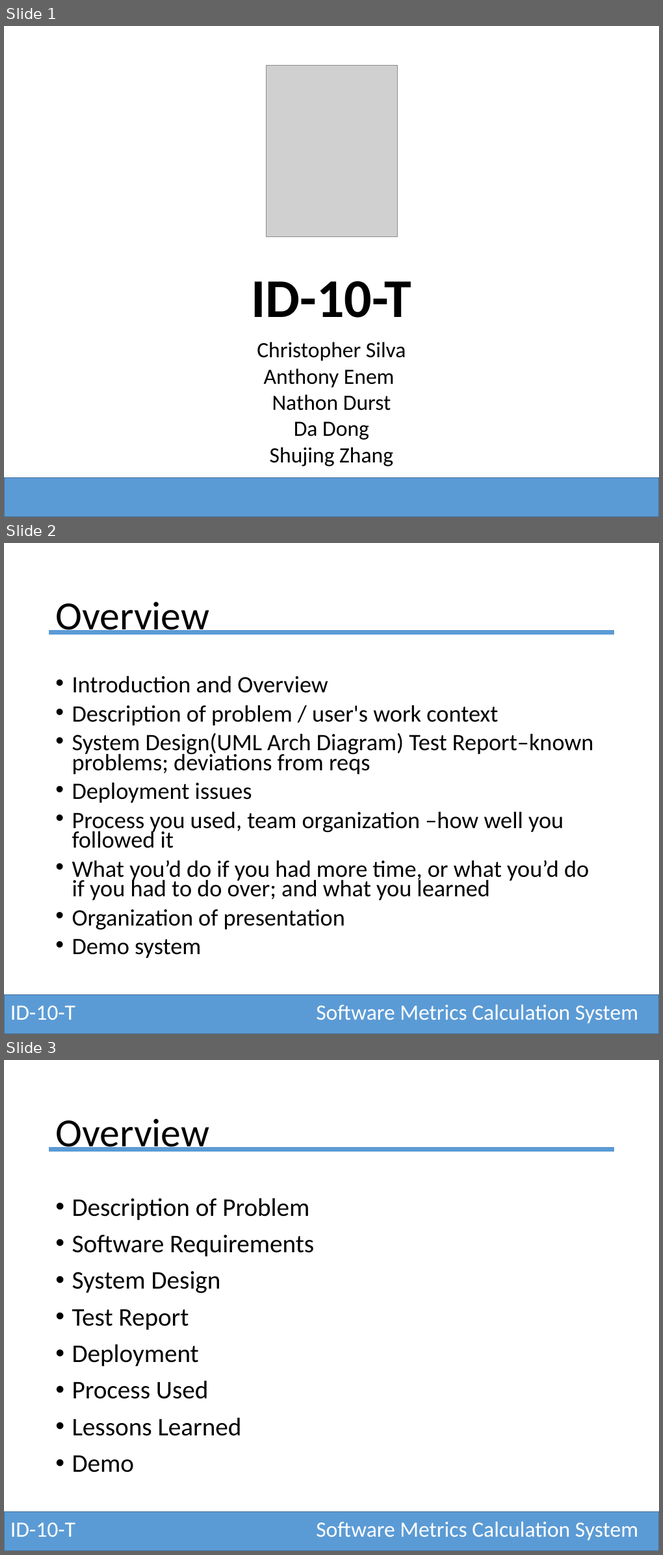
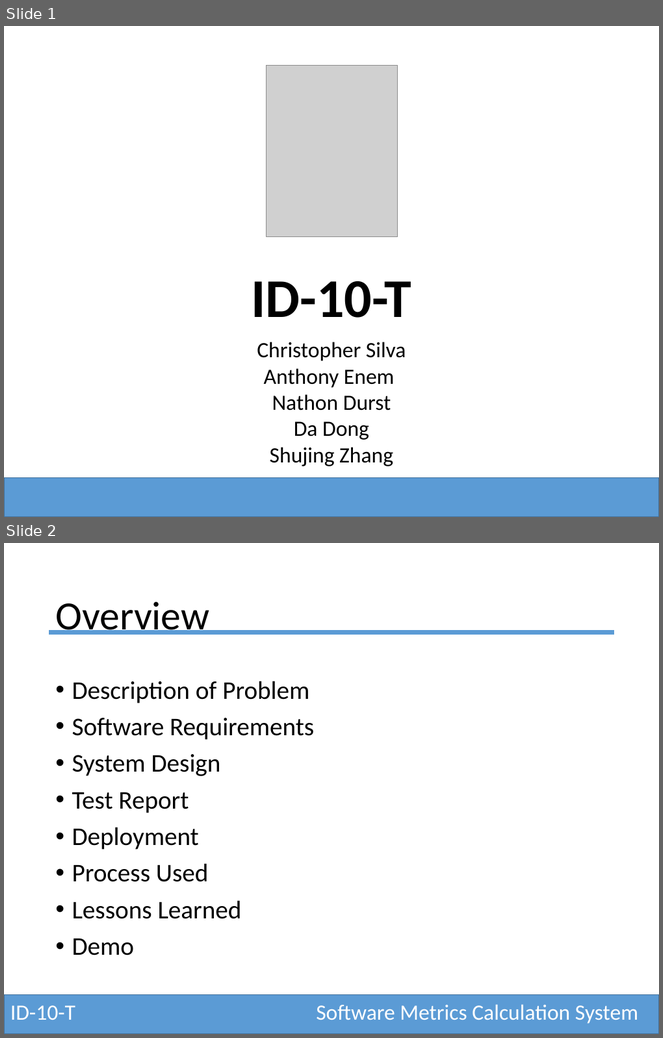
Before and after one commit to csos95/CMPS-4113-Spring-2017, a slide deck: software-engineering-final.pptx. Shown one above the other, each under a label of ours: slides 1, 2 and 3 before the commit, slides 1 and 2 after it. The pictures are 663x1555 and 663x1038 pixels, drawn with LibreOffice and Linux fonts; fonts in the diff are those of the drawing; grey boxes stand for pictures. Boxes give left, top, right and bottom in pixels: in the first picture for what was removed or moved away, otherwise in the second. Text is boxed around its words. In the diff, an @@ line names an element or a change of style, - is before the commit and + after.

Commit message:
modify presentation and make ppsx version

```diff
--- a/software-engineering-final.pptx
+++ b/software-engineering-final.pptx
@@ slide 2 removed at [4, 543, 659, 1034], background #FFFFFF; not listed: 2 template elements that a slide beside it also shows @@
@@ title removed at [55, 601, 209, 635] @@
-Overview
@@ text removed at [72, 676, 594, 958] @@
-• Introduction and Overview
-• Description of problem / user's work context
-• System Design(UML Arch Diagram) Test Report–known problems; deviations from reqs
-• Deployment issues
-• Process you used, team organization –how well you followed it
-• What you’d do if you had more time, or what you’d do if you had to do over; and what you learned
-• Organization of presentation
-• Demo system
@@ text removed at [10, 1006, 76, 1020] @@
-ID-10-T
@@ text removed at [316, 1005, 638, 1024] @@
-Software Metrics Calculation System
@@ what was slide 3 is now slide 2 @@
```
